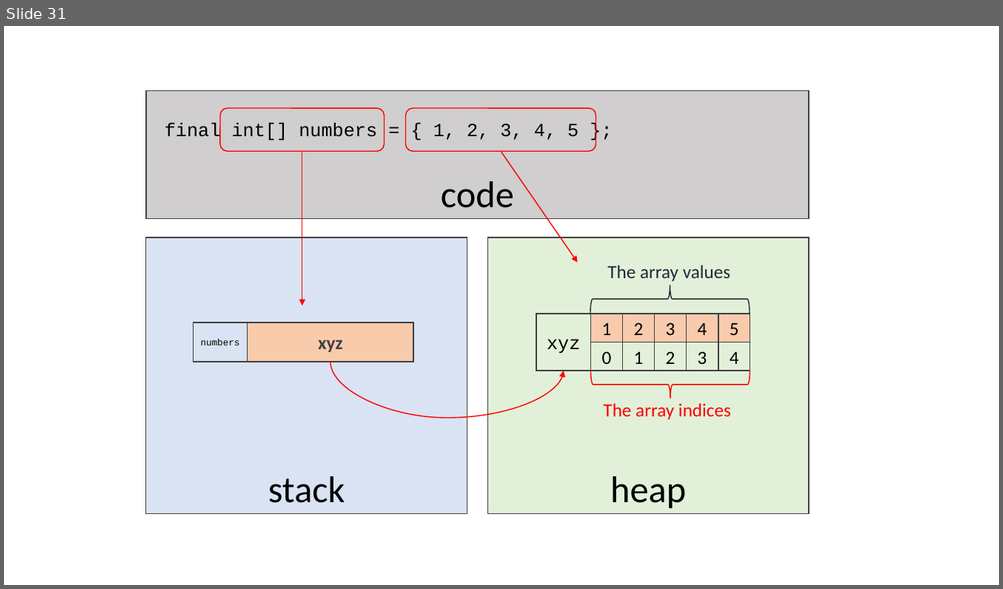
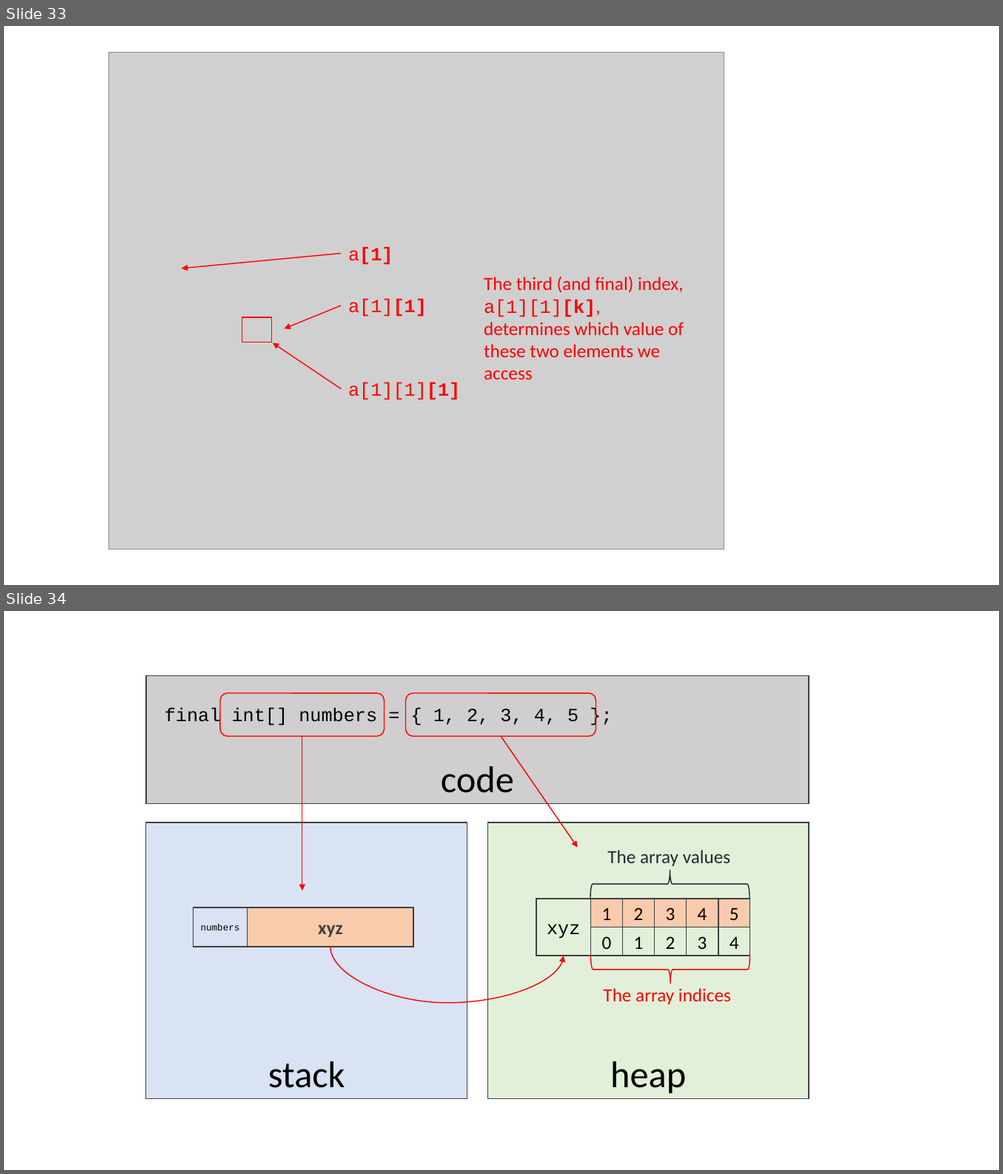
Before and after one commit to albertattard/java-boot-camp, a slide deck: assets/images/Images.pptx. Shown one above the other, each under a label of ours: slide 31 before the commit, slides 33 and 34 after it. The pictures are 1003x589 and 1003x1174 pixels, drawn with LibreOffice and Linux fonts; fonts in the diff are those of the drawing; grey boxes stand for pictures. Boxes give left, top, right and bottom in pixels: in the first picture for what was removed or moved away, otherwise in the second. Text is boxed around its words. In the diff, an @@ line names an element or a change of style, - is before the commit and + after.

```diff
--- a/assets/images/Images.pptx
+++ b/assets/images/Images.pptx
@@ slide 33 added at box(4, 26, 999, 585), background #FFFFFF @@
@@ picture added at box(108, 52, 724, 550) @@
@@ text added at box(348, 247, 392, 265), 18 pt, text #FF0000, bold @@
+a[1]
@@ arrow added from (341, 254) to (182, 269), #FF0000 1 pt @@
@@ text added at box(484, 277, 683, 380), 18 pt, text #FF0000 @@
+The third (and final) index, a[1][1][k], determines which value of these two elements we access
@@ arrow added from (341, 306) to (284, 329), #FF0000 1 pt @@
@@ text added at box(348, 299, 427, 317), 18 pt, text #FF0000 @@
+a[1][1]
@@ rectangle added at box(242, 318, 272, 342), outline #FF0000 1 pt @@
@@ arrow added from (341, 389) to (273, 343), #FF0000 1 pt @@
@@ text added at box(348, 383, 460, 400), 18 pt, text #FF0000 @@
+a[1][1][1]
@@ what was slide 31 is now slide 34 @@
```
Also in this commit, not shown: 2 other slides added, 5 other files.
